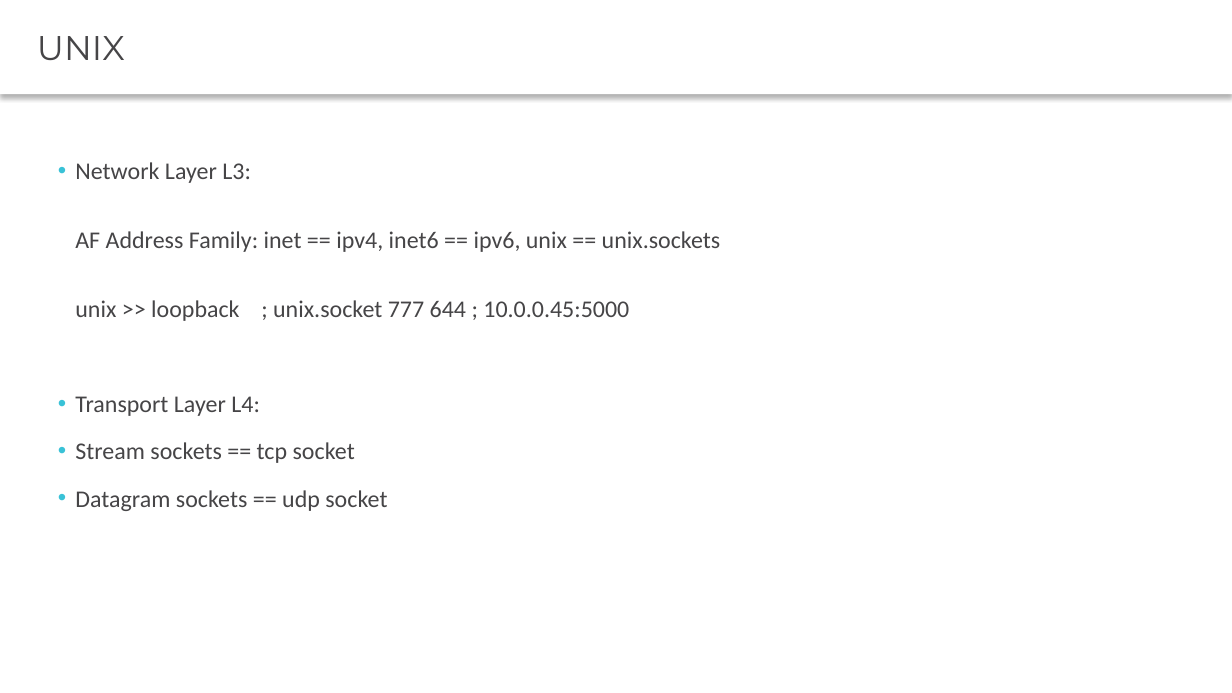
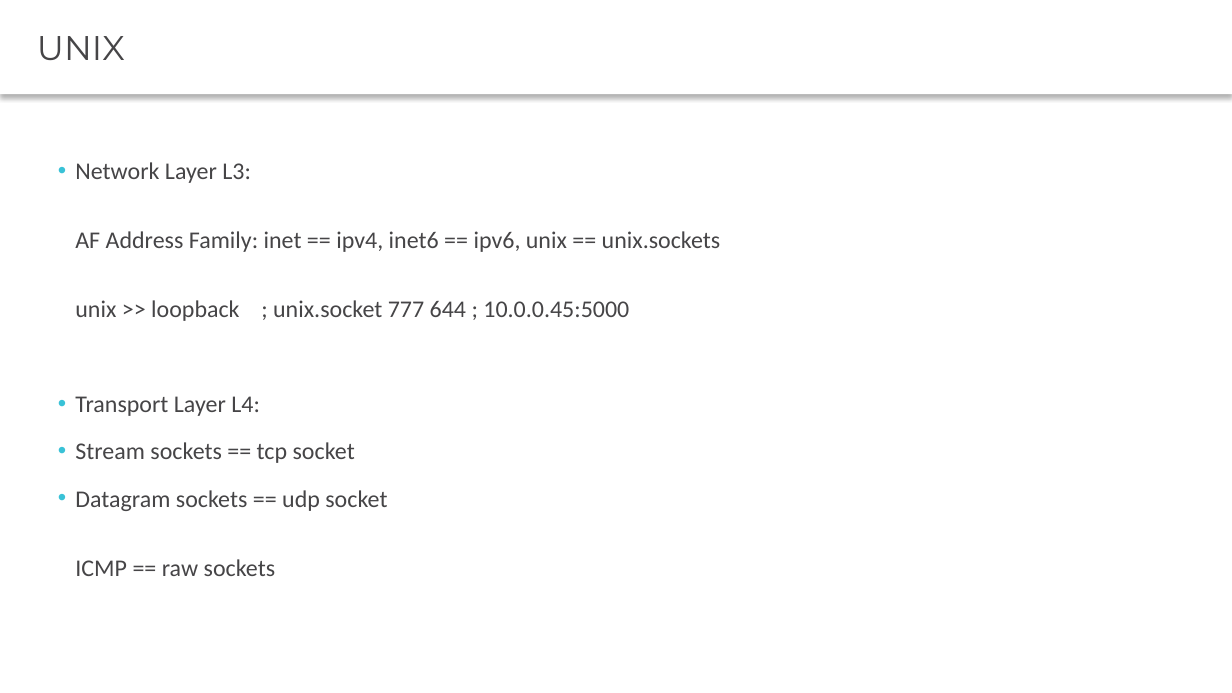
Before and after one commit to TemkaBanana/ITMO, a slide deck: slide 12 of tcp_ip_socket/Python_7_Networks.pptx. Drawn at 1232x693 pixels with LibreOffice and Linux fonts; fonts in the diff are those of the drawing. Boxes give left, top, right and bottom in pixels: in the first picture for what was removed or moved away, otherwise in the second. Text is boxed around its words. In the diff, an @@ line names an element or a change of style, - is before the commit and + after.

```diff
--- a/tcp_ip_socket/Python_7_Networks.pptx
+++ b/tcp_ip_socket/Python_7_Networks.pptx
@@ text at [75,490,387,576]: text changed @@
-• Datagram sockets == udp socket
+• Datagram sockets == udp socket
+  ICMP == raw sockets
```
Also in this commit, not shown: 1 other slide changed, 11 other files.
